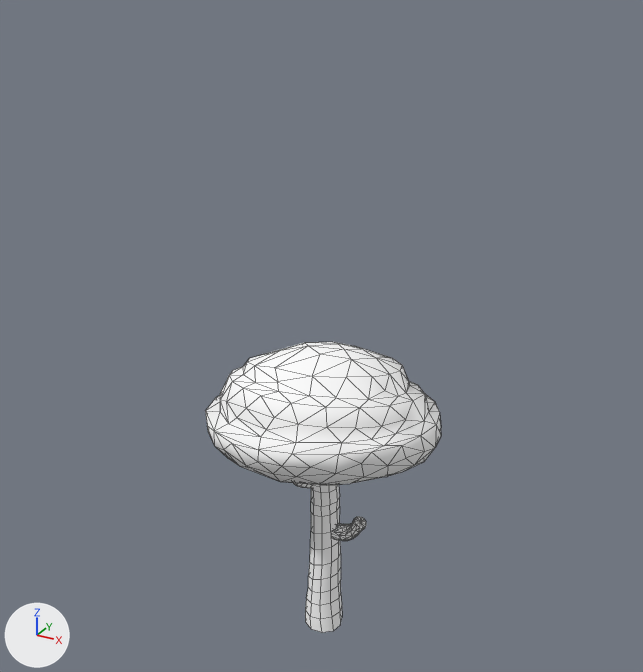
An edit to the FBX model UOP1_Project/Assets/Art/Nature/Tree/Tree2.FBX, drawn before and after from the same camera.
Both versions are drawn from a 50 mm lens placed at (5.71, -10.43, 10.41), pointed at (-0.09, 0.11, 5.15). Every picture has the same lights, and +X, +Y and +Z are marked at lower left. Mesh edges are drawn as thin lines.

The older version as bpy lines, for what is in view:
```python
me_mesh = bpy.data.meshes.new('Mesh')
me_mesh.from_pydata(...)  # 545 vertices, 809 faces; spans x -168.0..170.0, y -1.0..502.0, z -154.0..161.0
me_mesh.materials.append(mat_treemedium)  # white #ffffff
ob_treemedium_low = bpy.data.objects.new('TreeMedium_low', me_mesh)
ob_treemedium_low.location = (0.0, 0.0, 0.0)
ob_treemedium_low.rotation_euler = (1.571, 0.0, 0.0)  # degrees (90, 0, 0)
ob_treemedium_low.scale = (0.01, 0.01, 0.01)
```
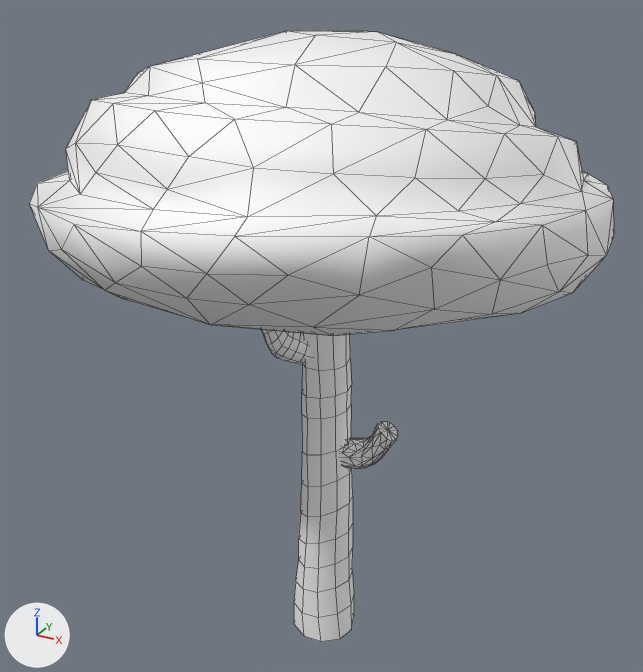
Changed parts and their boxes (x1, y1, x2, y2) in the pictures (643 x 672 px; the box of a moved part takes in the faces that stretch with it):
```json
{"object": "TreeMedium_low", "change": "reshaped, turned", "before": [205, 342, 441, 632], "after": [29, 31, 614, 642]}
{"part": 1, "of": "me_mesh", "change": "moved or reshaped", "before": [294, 483, 316, 488], "after": [261, 329, 310, 365]}
{"part": 2, "of": "me_mesh", "change": "moved or reshaped", "before": [305, 484, 342, 632], "after": [294, 333, 354, 642]}
{"part": 3, "of": "me_mesh", "change": "moved or reshaped", "before": [334, 517, 366, 541], "after": [342, 421, 398, 469]}
{"part": 4, "of": "me_mesh", "change": "moved or reshaped", "before": [205, 342, 441, 485], "after": [29, 31, 614, 336]}
```

Edits to the scene script, one JSON object a line:
```json
{"block": "me_mesh", "where": "me_mesh.from_pydata(...)  # 545 vertices, 809 faces; spans x -168.0..170.0, y -1.0..502.0, z -154.0..161.0"}
{"block": "me_mesh", "where": "# used by ob_treemedium_low; location = (0.0, 0.0, 0.0); rotation_euler = (1.571, 0.0, 0.0), in degrees (90, 0, 0); scale = (0.01, 0.01, 0.01)"}
{"block": "me_mesh", "change": "me_mesh part 1: the loose piece of 90 vertices spanning x -50.0..4.0, y 264.0..330.0, z 1.0..53.0 is scaled about the mesh origin by (-1.63, 1.81, -1.63)"}
{"block": "me_mesh", "change": "me_mesh part 2: the loose piece of 150 vertices spanning x -30.0..33.0, y -1.0..370.0, z -32.0..31.0 is scaled about the mesh origin by (-1.63, 1.81, -1.63)"}
{"block": "me_mesh", "change": "me_mesh part 3: the loose piece of 100 vertices spanning x 11.0..73.0, y 169.0..219.0, z -18.0..9.0 is scaled about the mesh origin by (-1.63, 1.81, -1.63)"}
{"block": "me_mesh", "change": "me_mesh part 4: the loose piece of 205 vertices spanning x -168.0..170.0, y 310.0..502.0, z -154.0..161.0 is scaled about its middle by (-2.17, 1.9, -2.17), then moved by (-3.0, 353.0, -9.0)"}
{"op": "set", "path": "ob_treemedium_low.rotation_euler", "old": "(1.571, 0.0, 0.0)", "new": "(1.571, 0.0, -3.142)", "note": "degrees (90, 0, 0) -> degrees (90, 0, -180)"}
```
